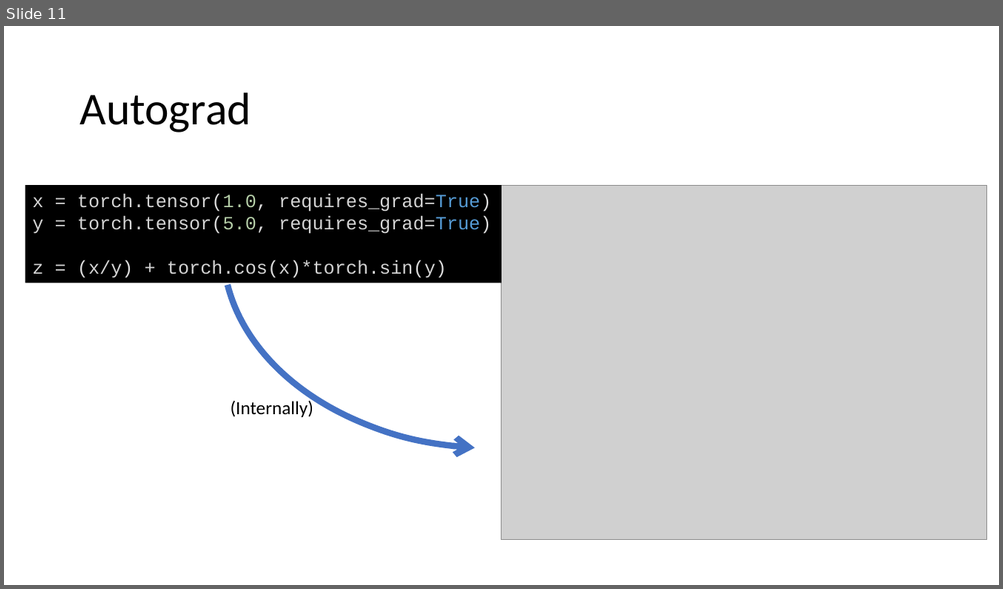
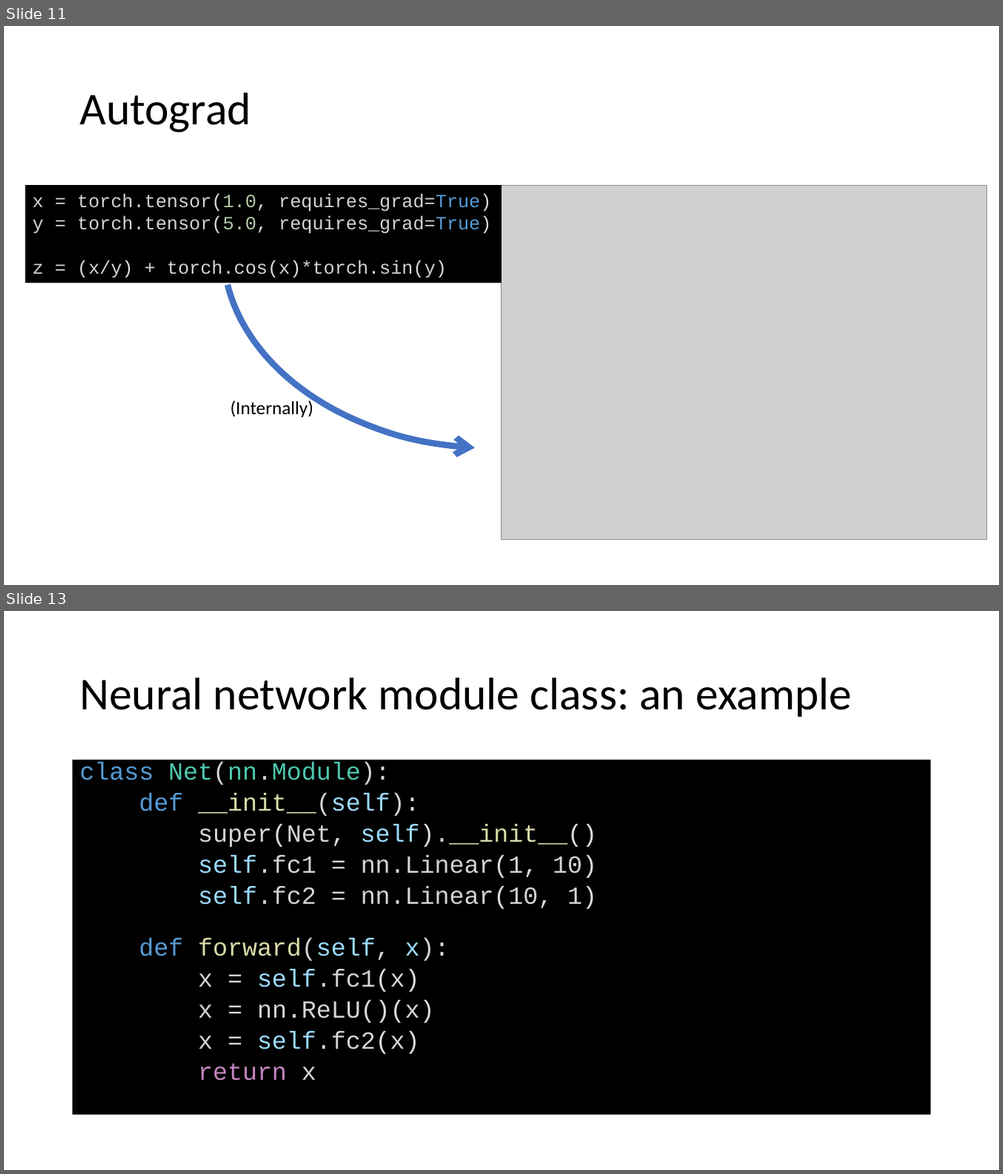
Before and after one commit to MICS-Lab/DeepLearningCourse, a slide deck: Slides_2.pptx. Shown one above the other, each under a label of ours: slide 11 before the commit, slides 11 and 13 after it; the slides between them are not shown. The pictures are 1003x589 and 1003x1174 pixels, drawn with LibreOffice and Linux fonts; fonts in the diff are those of the drawing; grey boxes stand for pictures. Boxes give left, top, right and bottom in pixels: in the first picture for what was removed or moved away, otherwise in the second. Text is boxed around its words. In the diff, an @@ line names an element or a change of style, - is before the commit and + after.

Commit message:
neural network class: template + example

```diff
--- a/Slides_2.pptx
+++ b/Slides_2.pptx
@@ slide 13 added at (4, 611, 999, 1170), background #FFFFFF @@
@@ title added at (79, 678, 851, 717), 44 pt, text #000000 @@
+Neural network module class: an example
@@ text added at (73, 760, 930, 1116), fill #000000, 23.8 pt, text #D4D4D4 @@
+class Net(nn.Module):
+def __init__(self):
+super(Net, self).__init__()
+self.fc1 = nn.Linear(1, 10)
+self.fc2 = nn.Linear(10, 1)
+def forward(self, x):
+x = self.fc1(x)
+x = nn.ReLU()(x)
+x = self.fc2(x)
+return x
```
Also in this commit, not shown: 1 other slide added.
